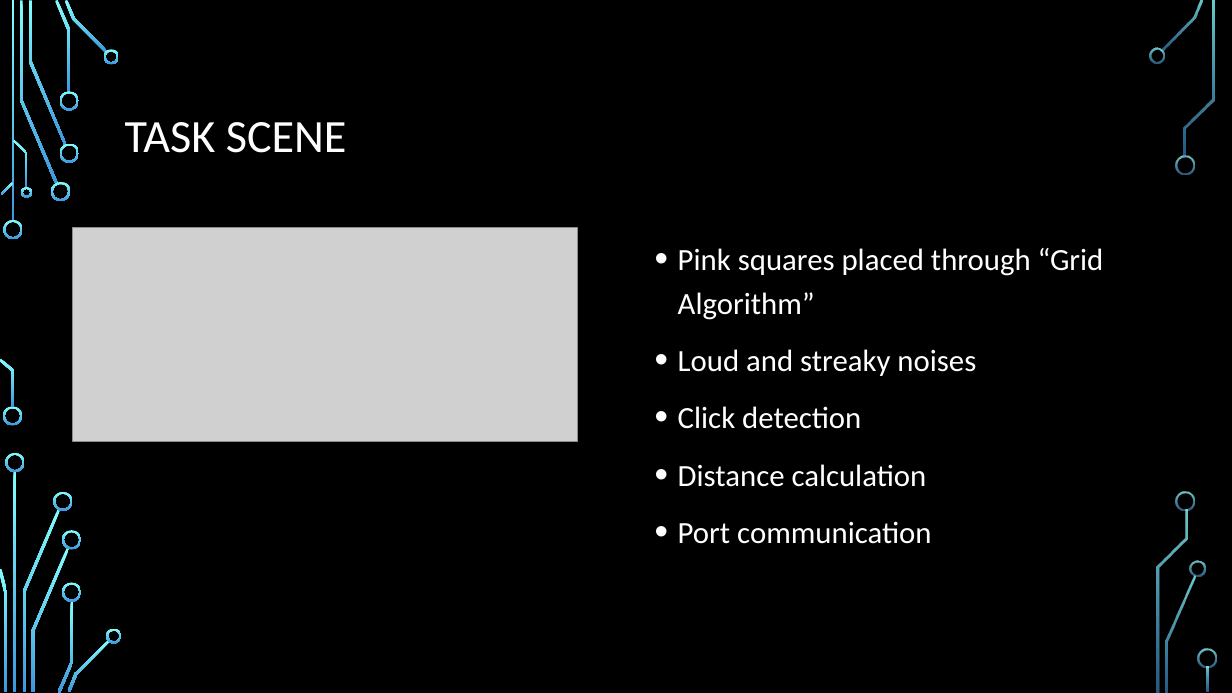
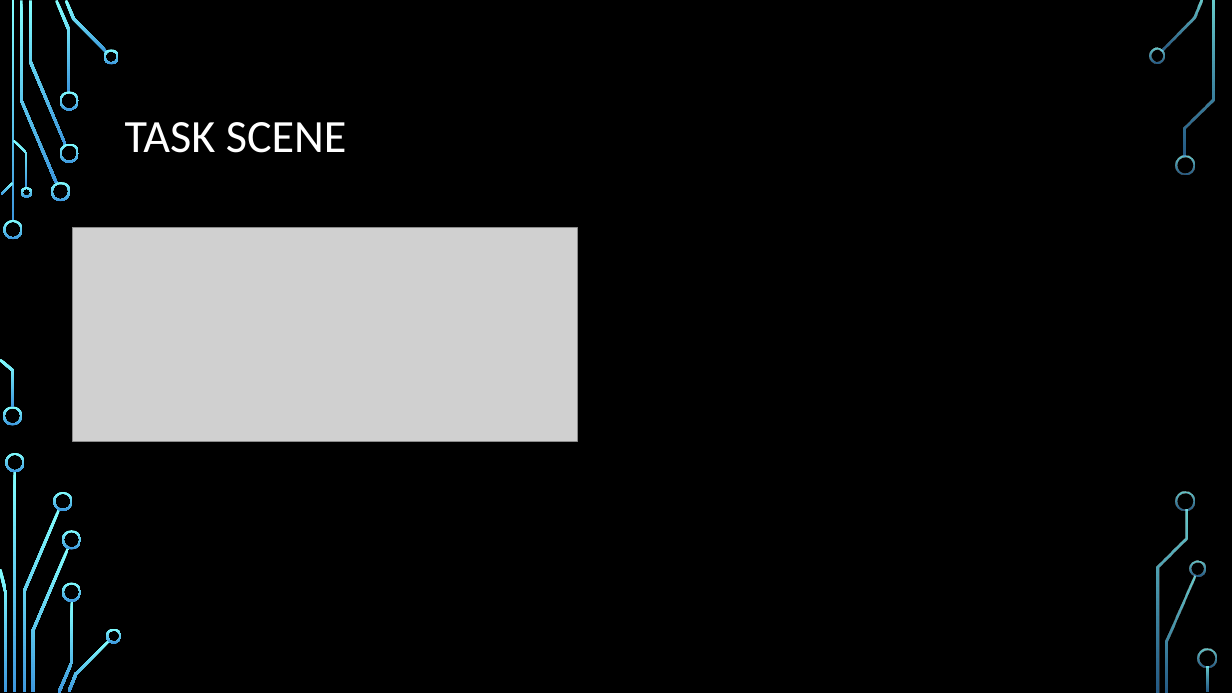
Before and after one commit to manherna/ISS, a slide deck: slide 6 of ISS_FinalPresentation.pptx. Drawn at 1232x693 pixels with LibreOffice and Linux fonts; fonts in the diff are those of the drawing; grey boxes stand for pictures; background and template pictures are left out. Boxes give left, top, right and bottom in pixels: in the first picture for what was removed or moved away, otherwise in the second. Text is boxed around its words. In the diff, an @@ line names an element or a change of style, - is before the commit and + after.

```diff
--- a/ISS_FinalPresentation.pptx
+++ b/ISS_FinalPresentation.pptx
@@ text removed at [678, 248, 1104, 544] @@
-• Pink squares placed through “Grid Algorithm”
-• Loud and streaky noises
-• Click detection
-• Distance calculation
-• Port communication
```
Also in this commit, not shown: 2 other slides changed, 2 other files.
